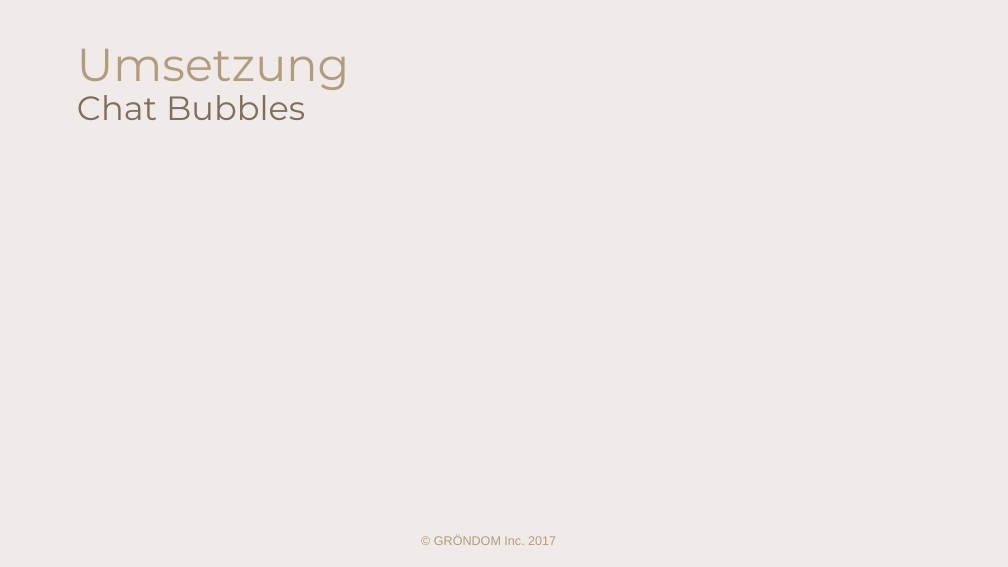
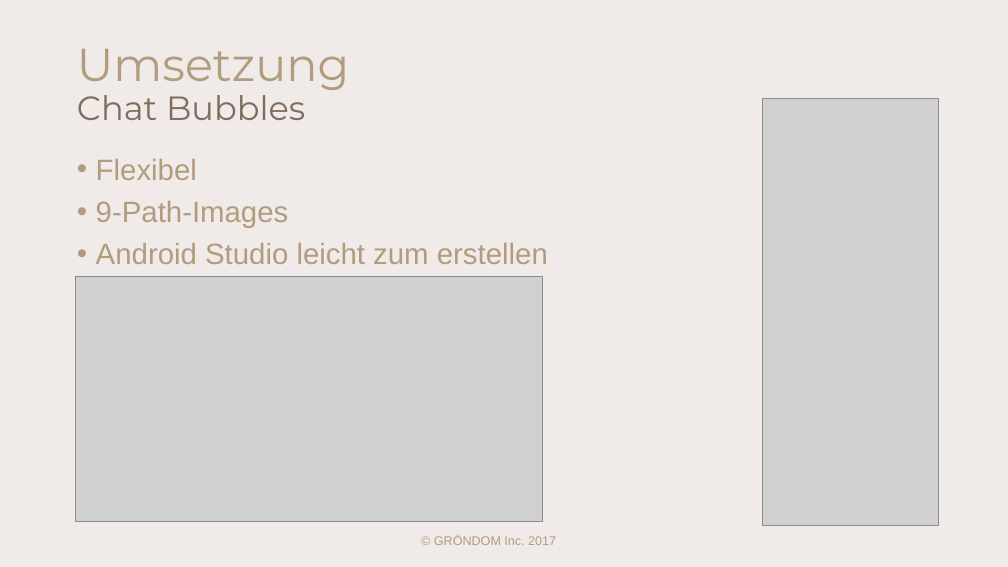
Before and after one commit to GAEBE2/GR-NDOM, a slide deck: slide 13 of documentation/specifications/GRÖNDOM_Präsentation.pptx. Drawn at 1008x567 pixels with LibreOffice and Linux fonts; fonts in the diff are those of the drawing; grey boxes stand for pictures. Boxes give left, top, right and bottom in pixels: in the first picture for what was removed or moved away, otherwise in the second. Text is boxed around its words. In the diff, an @@ line names an element or a change of style, - is before the commit and + after.

Commit message:
powerpoint update

```diff
--- a/documentation/specifications/GRÖNDOM_Präsentation.pptx
+++ b/documentation/specifications/GRÖNDOM_Präsentation.pptx
@@ picture added at <box>762,98,938,526</box> @@
@@ text added at <box>96,159,548,264</box>, 28 pt, text #B19C7D @@
+• Flexibel
+• 9-Path-Images
+• Android Studio leicht zum erstellen
@@ picture added at <box>76,277,542,522</box> @@
```
Also in this commit, not shown: 3 other slides changed, 1 slide removed, 3 other files.
